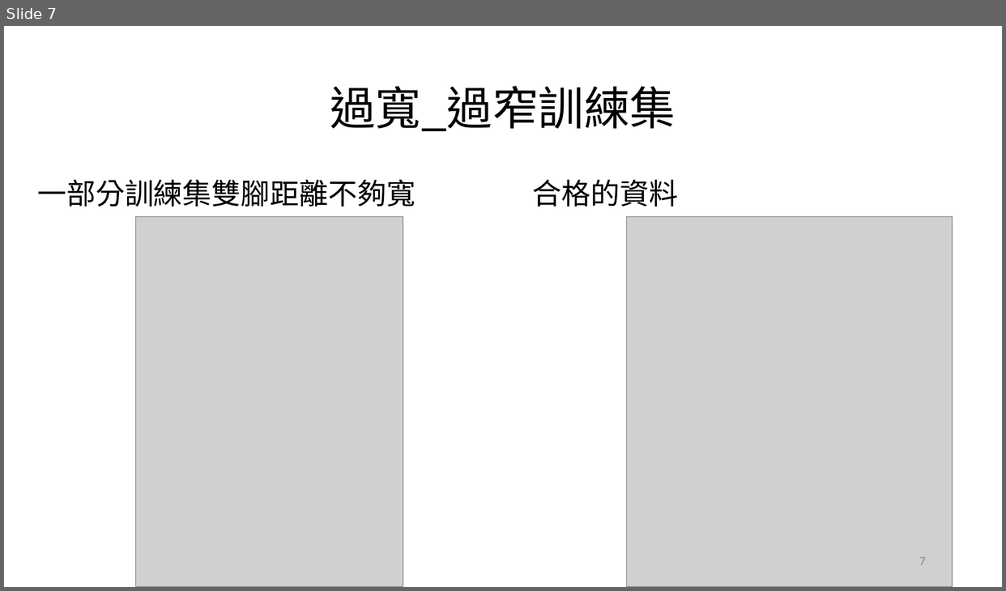
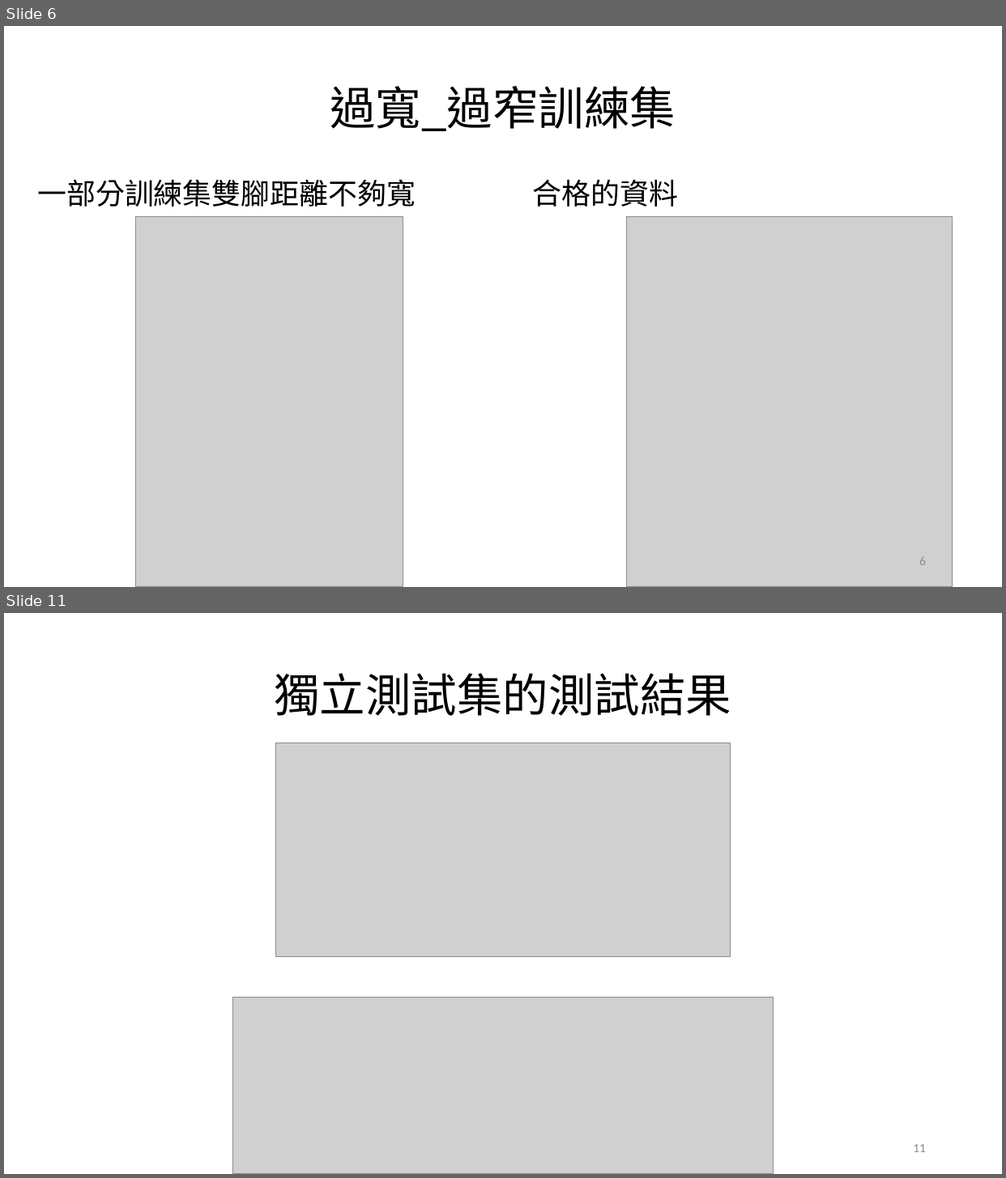
Before and after one commit to mizulun/seatpose-system, a slide deck: week7進度報告.pptx. Shown one above the other, each under a label of ours: slide 7 before the commit, slides 6 and 11 after it; the slides between them are not shown. The pictures are 1006x591 and 1006x1178 pixels, drawn with LibreOffice and Linux fonts; fonts in the diff are those of the drawing; grey boxes stand for pictures. Boxes give left, top, right and bottom in pixels: in the first picture for what was removed or moved away, otherwise in the second. Text is boxed around its words. In the diff, an @@ line names an element or a change of style, - is before the commit and + after.

```diff
--- a/week7進度報告.pptx
+++ b/week7進度報告.pptx
@@ slide 11 added at <box>4,613,1002,1174</box>, background #FFFFFF @@
@@ title added at <box>274,673,731,716</box>, 44 pt, text #000000 @@
+獨立測試集的測試結果
@@ picture added at <box>275,743,731,957</box> @@
@@ picture added at <box>232,998,774,1174</box> @@
@@ page number added at <box>913,1144,926,1152</box>, 12 pt, text #8C8C8C @@
+11
@@ what was slide 7 is now slide 6 @@
@@ page number at <box>919,557,926,565</box>: text changed @@
-7
+6
```
Also in this commit, not shown: 4 slides changed, 5 other slides added, 1 slide removed.
